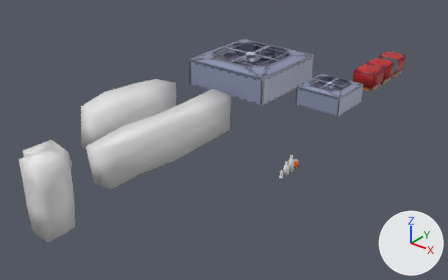
The Blender file Assets/Models/Map/Obstacals.blend, before and after one commit.
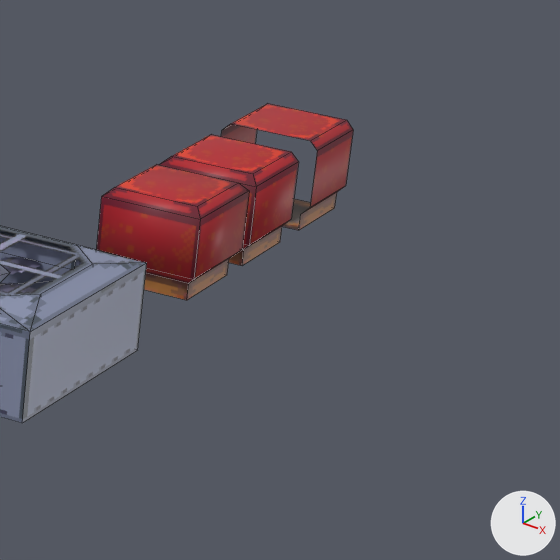
There are two pictures of each version: one whole from a 50 mm lens placed at (11.62, -21.52, 9.95), pointed at (-3.17, -3.02, -1.52), one close up on the part from 74% to 100% of the width and 11% to 52% of the height. Every picture has the same lights, and +X, +Y and +Z are marked at lower right. The close-ups show mesh edges as thin lines.

Objects in the first close-up: 'AirConditoner', 'CubeSeat_Corner', 'CubeSeat_Middle', 'CubeSeat_Single'.
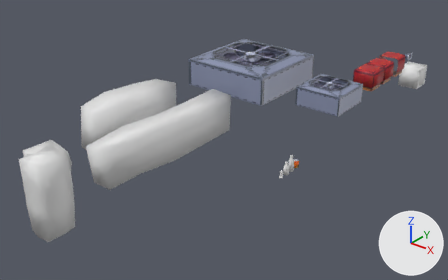
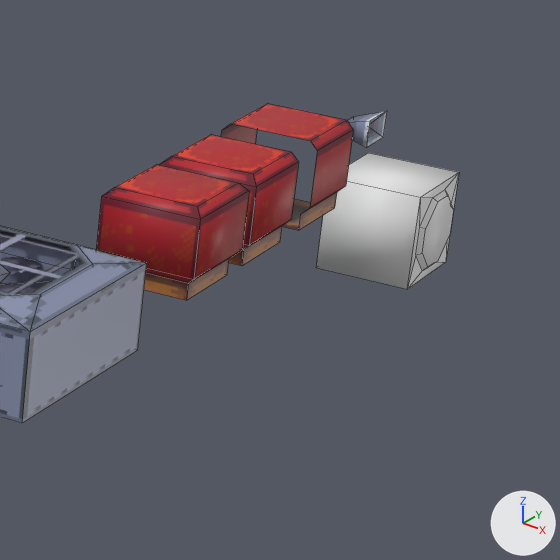
Changed parts and their boxes (x1, y1, x2, y2) in the close-ups (560 x 560 px):
```json
{"object": "Oscilloscope", "change": "added", "after": [316, 153, 459, 289]}
{"object": "Speaker", "change": "added", "after": [347, 111, 387, 147]}
```

Scene script edits in JSON lines:
```json
{"op": "add", "block": "img_speakeruv_png", "code": ["img_speakeruv_png = load_image('SpeakerUV.png', 'UVs/SpeakerUV.png', 16, 17, 'sRGB')"]}
{"op": "add", "block": "mat_material_003", "code": ["mat_material_003 = principled_material('Material.003')", "mat_material_003.texture = img_speakeruv_png"]}
{"op": "add", "block": "me_cube_010", "code": ["me_cube_010 = bpy.data.meshes.new('Cube.010')", "me_cube_010.from_pydata(...)  # 28 vertices, 22 faces; spans x -0.5..0.55, y -0.5..0.5, z -0.5..0.5", "me_cube_010.polygons.foreach_set('use_smooth', [True] * 22)"]}
{"op": "add", "block": "me_cube_004", "code": ["me_cube_004 = bpy.data.meshes.new('Cube.004')", "me_cube_004.from_pydata(...)  # 9 vertices, 9 faces; spans x -0.125..0.15, y -0.2..0.2, z -0.3..0.0", "me_cube_004.polygons.foreach_set('use_smooth', [True] * 9)", "me_cube_004.materials.append(mat_material_003)  # picture img_speakeruv_png"]}
{"op": "add", "block": "ob_oscilloscope", "code": ["ob_oscilloscope = bpy.data.objects.new('Oscilloscope', me_cube_010)", "ob_oscilloscope.location = (0.4, 7.9, -0.9)"]}
{"op": "add", "block": "ob_speaker", "code": ["ob_speaker = bpy.data.objects.new('Speaker', me_cube_004)", "ob_speaker.location = (0.4, 6.5, 0.5)", "ob_speaker.rotation_euler = (0.0, -1.571, 0.0)  # degrees (0, -90, 0)"]}
```
